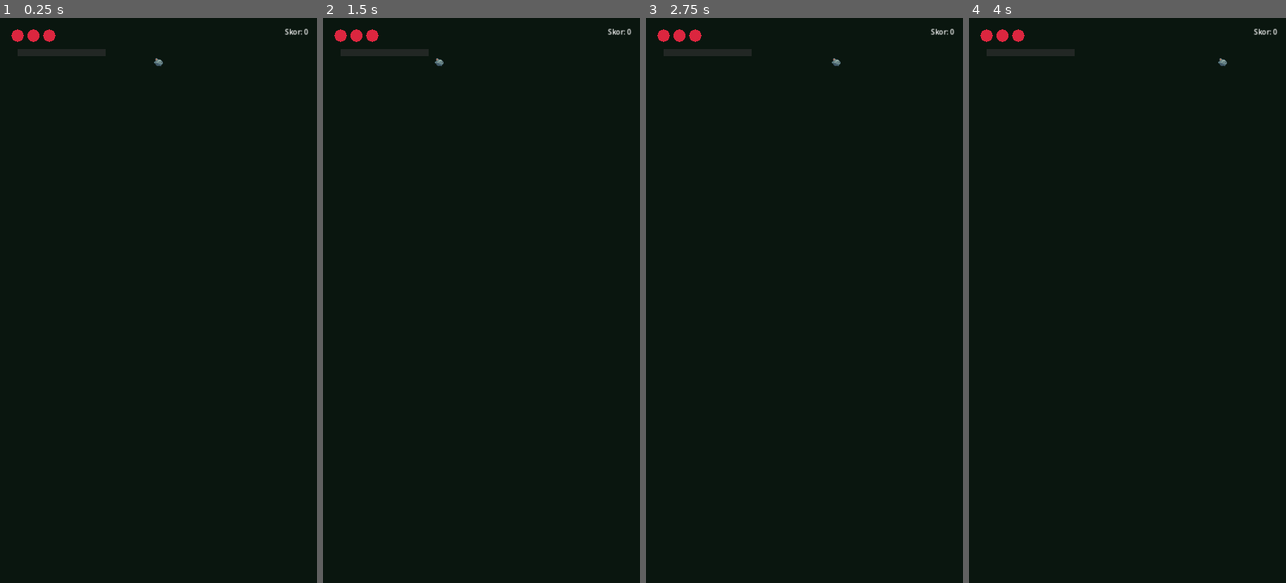
Above: before the commit, frames 1-4 (left to right).
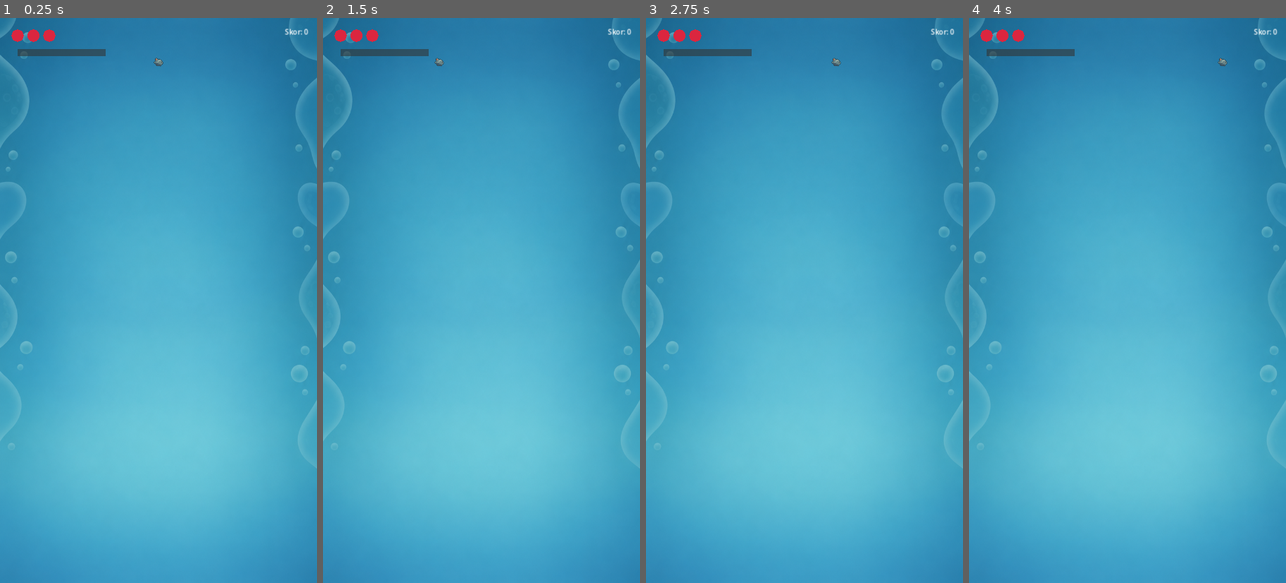
Above: after the commit, the same moments.

Repository: Trend25/Evolution_Game
Game: Godot game, scene res://scenes/Main.tscn
The game is run twice, just before and just after one commit, with the same random seed, the same clock (stepped at 60 frames per second) and the same inputs.
Inputs (mouse positions are in pixels of both pictures, inside the frame that each line leads up to):
- Up to frame 1 (0.25 s): no input
- Up to frame 2 (1.5 s): tap Enter at 0.5 s; move the mouse to (551, 272) at 0.52 s; click (551, 272) at 0.67 s; tap Space at 1.25 s; drag from (418, 328) to (481, 108) at 1.27 s
- Up to frame 3 (2.75 s): tap Enter at 2 s; move the mouse to (836, 176) at 2.02 s; click (836, 176) at 2.17 s
- Up to frame 4 (4 s): tap Space at 2.75 s; drag from (1111, 413) to (1032, 215) at 2.77 s; tap Enter at 3.5 s; move the mouse to (1222, 385) at 3.52 s; click (1222, 385) at 3.67 s

The runs differ from the first frame. In frame 1, 100% of the frame differs, in the area x 0-100%, y 0-100%; in frame 2, 100%; in frame 3, 100%; in frame 4, 100%.

Commit message:
feat: add readable V3 game playfield background

Diff:
--- a/scenes/Main.tscn
+++ b/scenes/Main.tscn
@@ -9,6 +9,7 @@
 [ext_resource type="Script" path="res://scripts/xp_bar.gd" id="7_xpbar"]
 [ext_resource type="PackedScene" path="res://scenes/LevelUpToast.tscn" id="8_levelup"]
 [ext_resource type="Script" path="res://scripts/background_visual.gd" id="9_backgroundvisual"]
+[ext_resource type="Texture2D" path="res://assets/background/evolution_playfield_v3_720x1280.png" id="10_bgplayfieldv3"]
 
 [sub_resource type="RectangleShape2D" id="RectangleShape2D_wall_left"]
 size = Vector2(20, 1280)
@@ -26,10 +27,16 @@
 script = ExtResource("1_main")
 
 [node name="Background" type="Polygon2D" parent="."]
+visible = false
 z_index = -10
 polygon = PackedVector2Array(0, 0, 720, 0, 720, 1280, 0, 1280)
 color = Color(0.055, 0.11, 0.098, 1)
 script = ExtResource("9_backgroundvisual")
+
+[node name="BackgroundImage" type="Sprite2D" parent="."]
+z_index = -10
+position = Vector2(360, 640)
+texture = ExtResource("10_bgplayfieldv3")
 
 [node name="Environment" type="Node2D" parent="."]
 
Binary file added: assets/background/evolution_playfield_v3_720x1280.png
Not shown: 1 places in scenes/Main.tscn that only renumber resources
